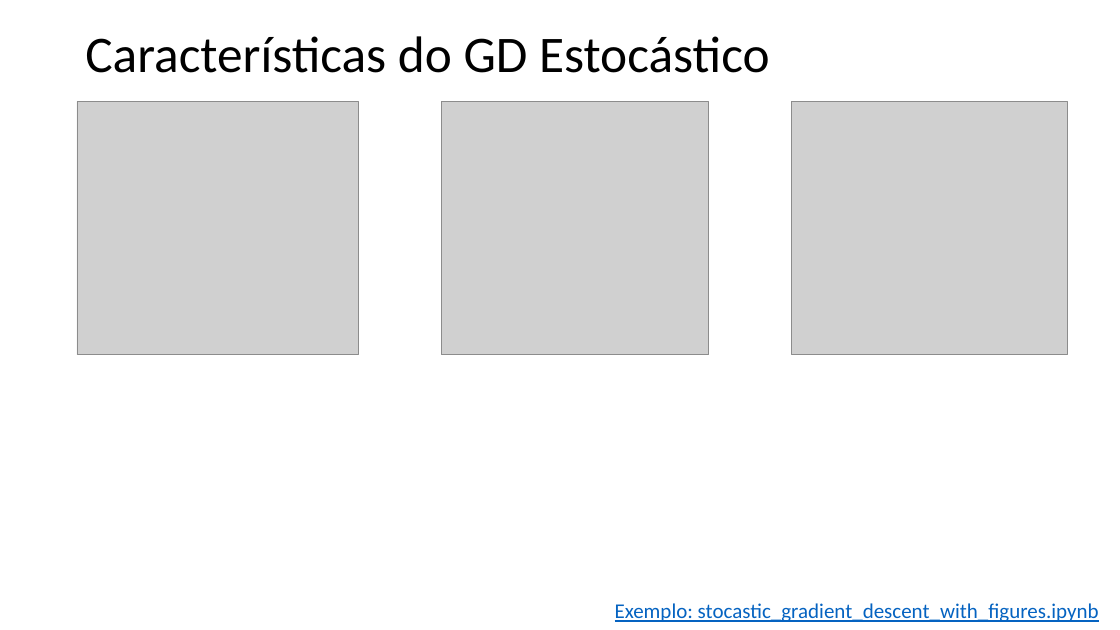
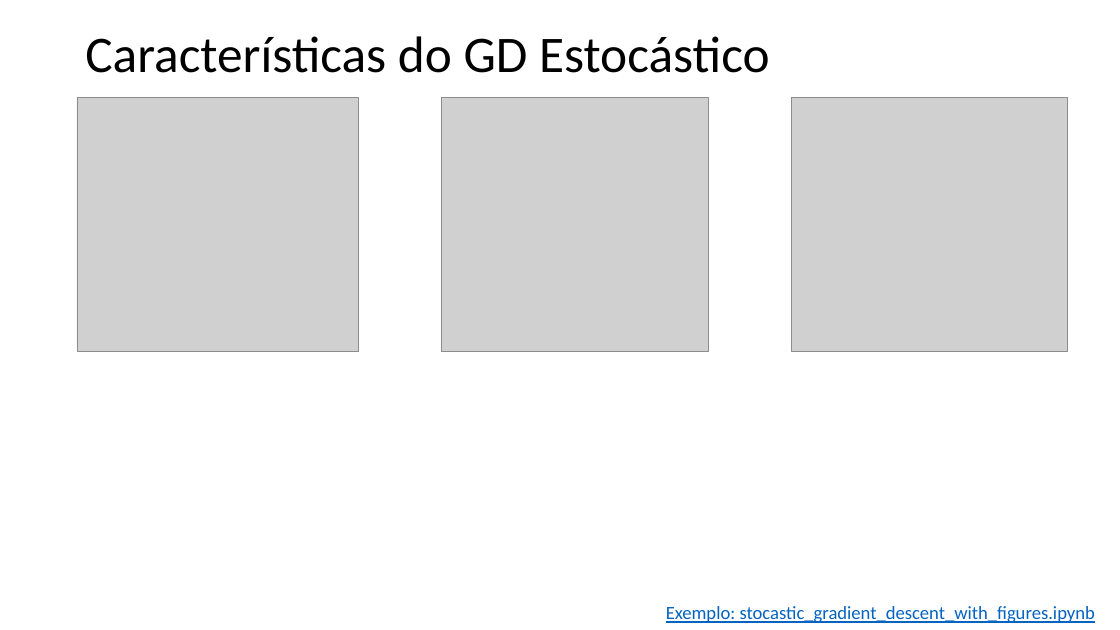
Before and after one commit to zz4fap/t319_aprendizado_de_maquina, a slide deck: slide 12 of slides/T319_Regressão_Linear (Parte II).pptx. Drawn at 1120x630 pixels with LibreOffice and Linux fonts; fonts in the diff are those of the drawing; grey boxes stand for pictures. Boxes give left, top, right and bottom in pixels: in the first picture for what was removed or moved away, otherwise in the second. Text is boxed around its words. In the diff, an @@ line names an element or a change of style, - is before the commit and + after.

```diff
--- a/slides/T319_Regressão_Linear (Parte II).pptx
+++ b/slides/T319_Regressão_Linear (Parte II).pptx
@@ 3 pictures: place and size @@
-3 pictures at [77, 102, 1068, 355]
+3 pictures at [77, 97, 1068, 351]
@@ text "Exemplo: stocastic_gradient_descent_with_figures.ipynb": place and size @@
-text "Exemplo: stocastic_gradient_descent_with_figures.ipynb" at [615, 603, 1099, 622]
+text "Exemplo: stocastic_gradient_descent_with_figures.ipynb" at [666, 606, 1095, 623]
@@ text "Exemplo: stocastic_gradient_descent_with_figures.ipynb" at [666, 606, 1095, 623]: size 18 to 16 pt @@
```
Also in this commit, not shown: 7 other slides changed, 4 other files.
